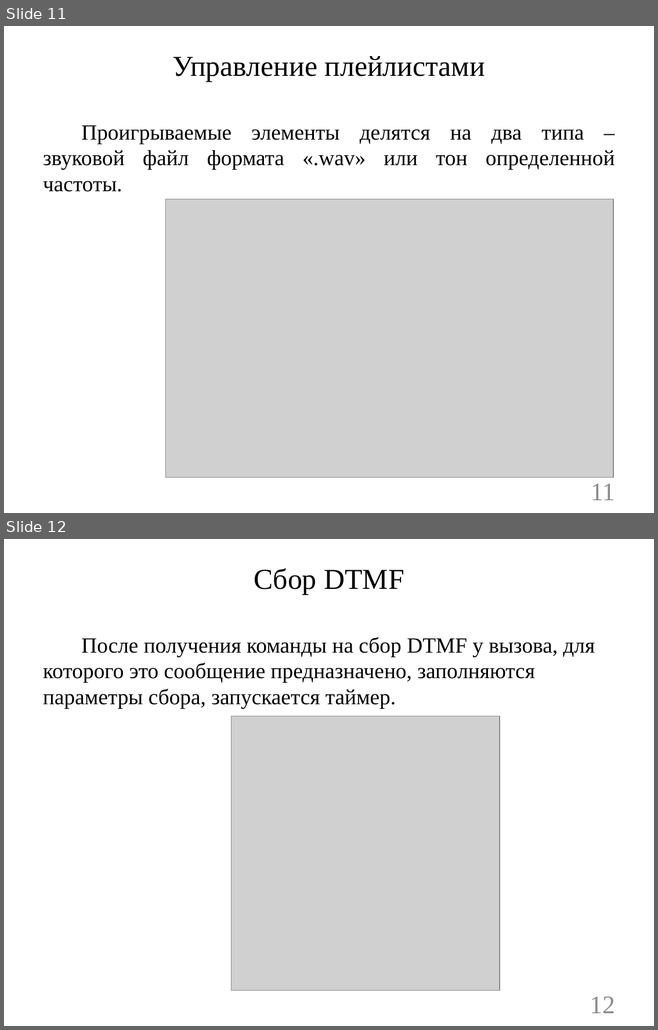
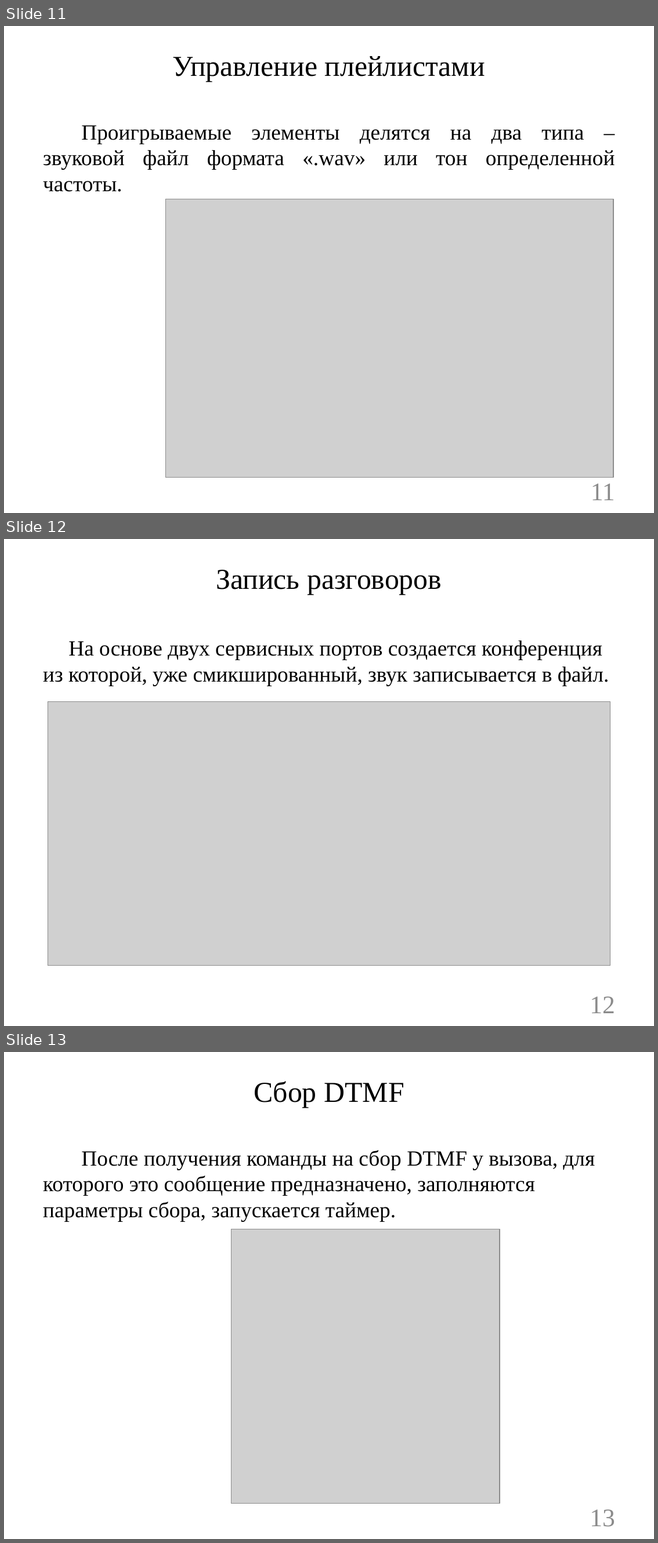
Before and after one commit to ALeschev/tunel, a slide deck: sibsutis/2015/dpl/DPL_pres.pptx. Shown one above the other, each under a label of ours: slides 11 and 12 before the commit, slides 11, 12 and 13 after it. The pictures are 658x1030 and 658x1543 pixels, drawn with LibreOffice and Linux fonts; fonts in the diff are those of the drawing; grey boxes stand for pictures; background and template pictures are left out. Boxes give left, top, right and bottom in pixels: in the first picture for what was removed or moved away, otherwise in the second. Text is boxed around its words. In the diff, an @@ line names an element or a change of style, - is before the commit and + after.

```diff
--- a/sibsutis/2015/dpl/DPL_pres.pptx
+++ b/sibsutis/2015/dpl/DPL_pres.pptx
@@ slide 12 added at (4,539,654,1026), background #FFFFFF @@
@@ title added at (216,570,441,595), 32 pt, text #000000 @@
+Запись разговоров
@@ text added at (43,641,609,686), 24 pt, text #000000 @@
+На основе двух сервисных портов создается конференция из которой, уже смикшированный, звук записывается в файл.
@@ picture added at (48,701,610,966) @@
@@ page number added at (589,997,615,1013), 28 pt, text #8C8C8C @@
+12
@@ what was slide 12 is now slide 13 @@
@@ page number at (589,1510,615,1527): text changed @@
-12
+13
```
Also in this commit, not shown: 8 slides changed, 2 slides removed, 6 other files.
